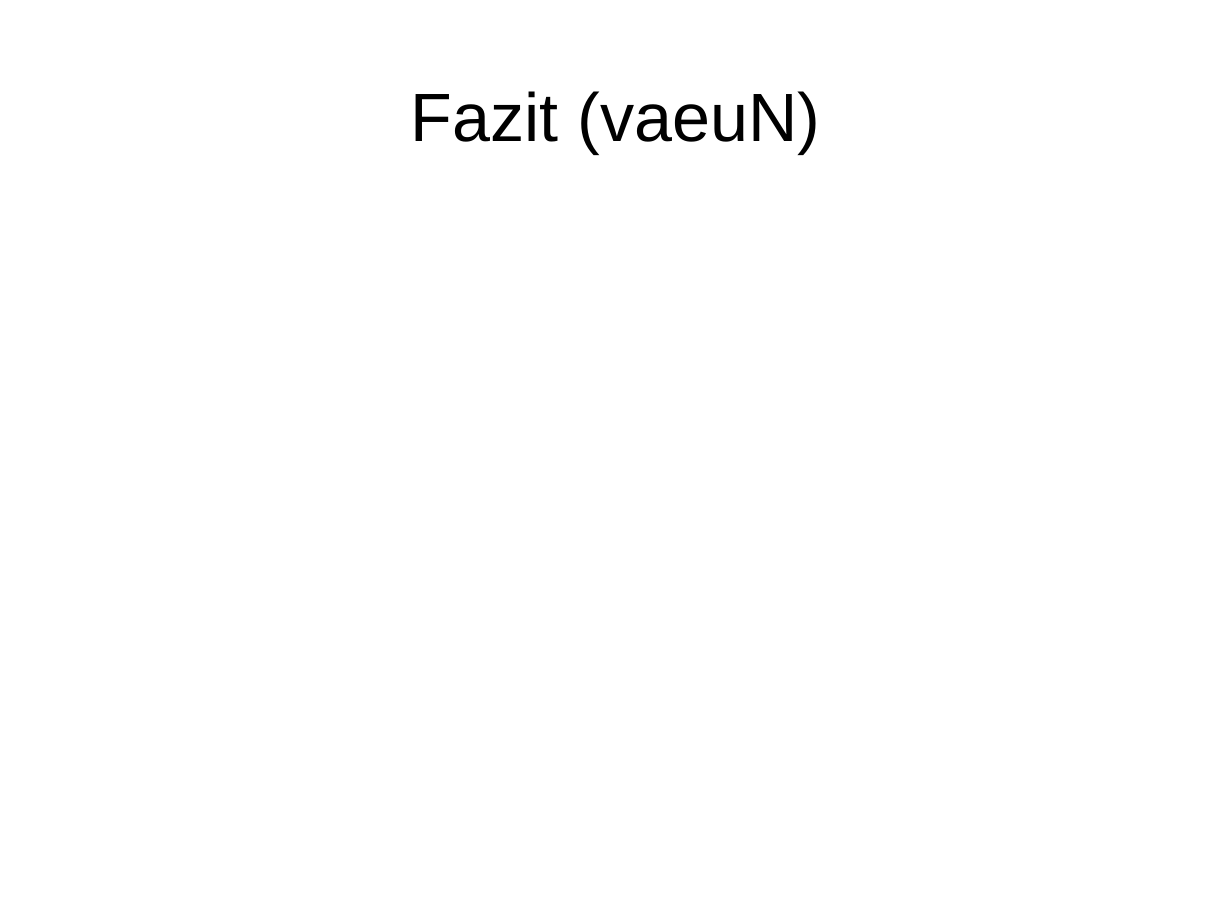
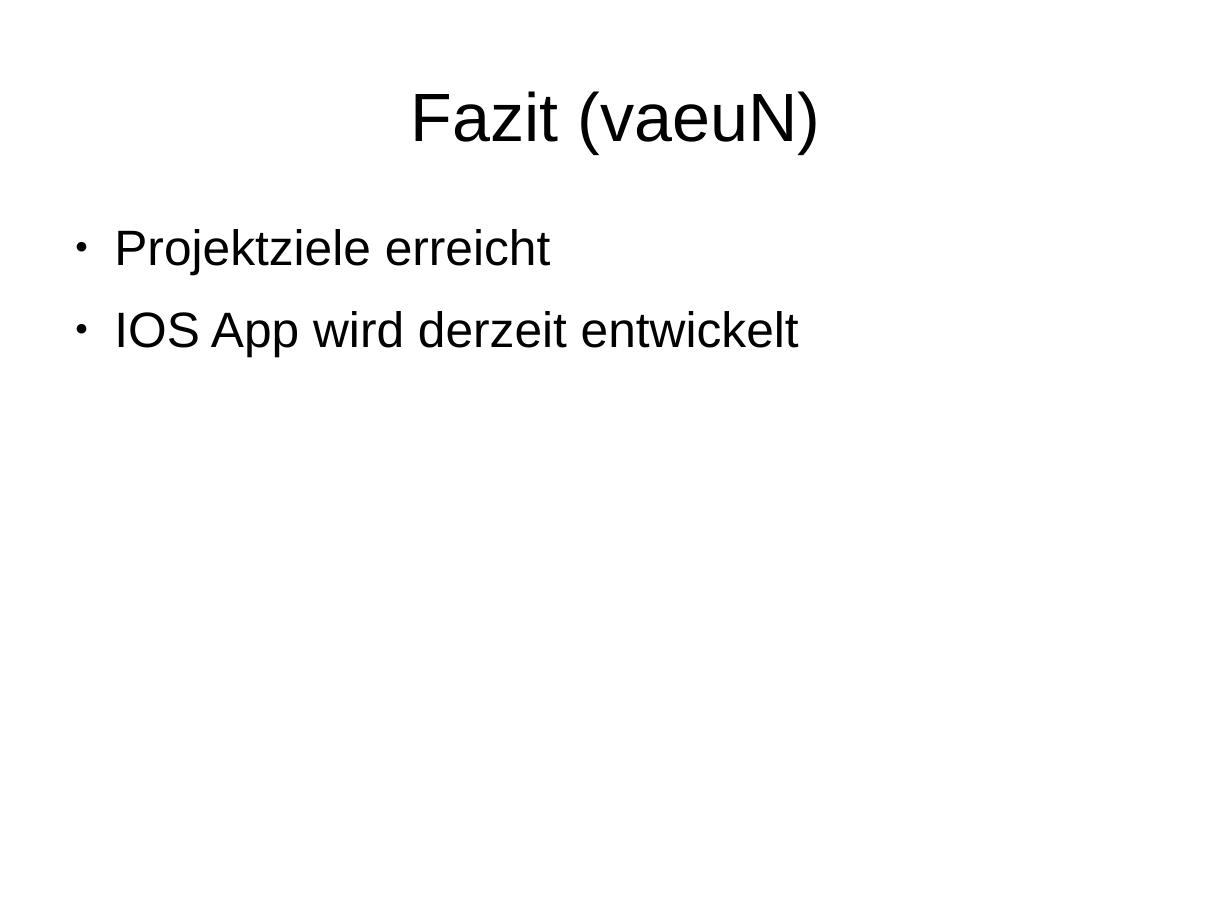
Before and after one commit to janhelmle/weiterbildung_fachinformatiker_ihk_projektantrag, a slide deck: slide 15 of praesentation/presentation_v1.odp. Drawn at 1232x924 pixels with LibreOffice and Linux fonts; fonts in the diff are those of the drawing. Boxes give left, top, right and bottom in pixels: in the first picture for what was removed or moved away, otherwise in the second. Text is boxed around its words. In the diff, an @@ line names an element or a change of style, - is before the commit and + after.

```diff
--- a/praesentation/presentation_v1.odp
+++ b/praesentation/presentation_v1.odp
@@ text added at (114,229,799,357), 32 pt, text #000000 @@
+● Projektziele erreicht
+● IOS App wird derzeit entwickelt
```
Also in this commit, not shown: 1 other file.
